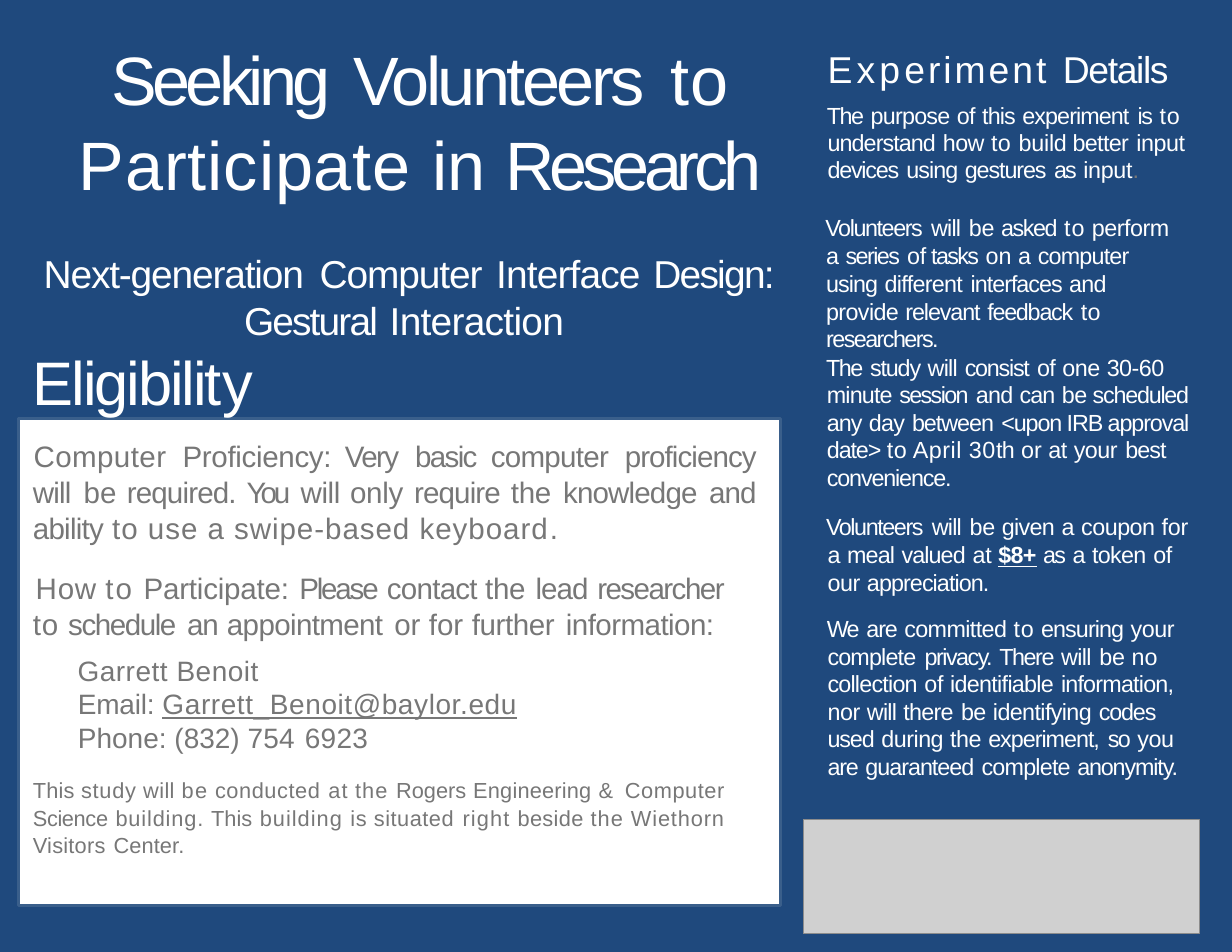
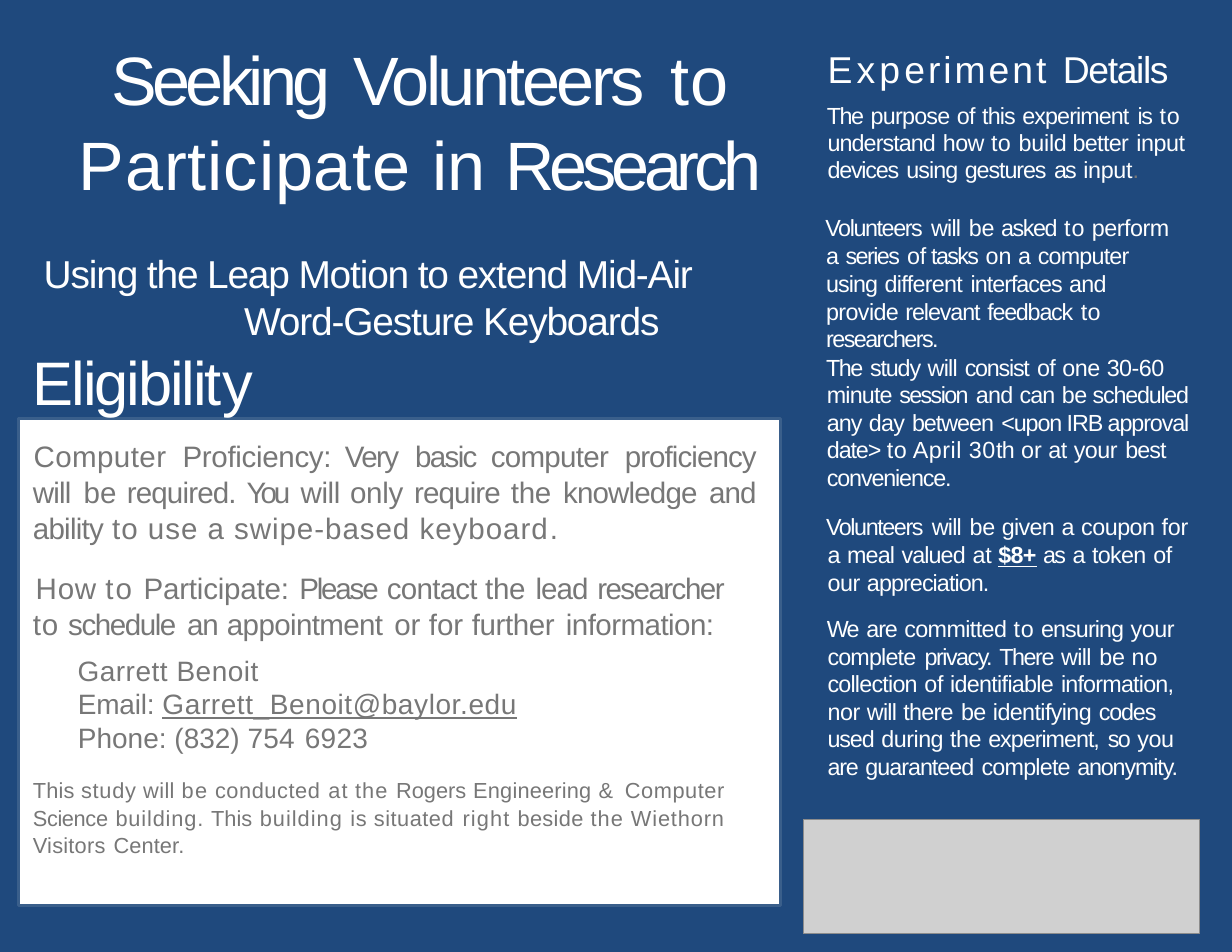
Before and after one commit to Malificiece/Leap-Motion-Thesis, a slide deck: slide 1 of docs/IRB/benoit_researchPoster.pptx. Drawn at 1232x952 pixels with LibreOffice and Linux fonts; fonts in the diff are those of the drawing; grey boxes stand for pictures. Boxes give left, top, right and bottom in pixels: in the first picture for what was removed or moved away, otherwise in the second. Text is boxed around its words. In the diff, an @@ line names an element or a change of style, - is before the commit and + after.

```diff
--- a/docs/IRB/benoit_researchPoster.pptx
+++ b/docs/IRB/benoit_researchPoster.pptx
@@ text at [44,259,693,342]: text changed @@
-Next-generation Computer Interface Design: Gestural Interaction
+Using the Leap Motion to extend Mid-Air Word-Gesture Keyboards
```
Also in this commit, not shown: 7 other files.
